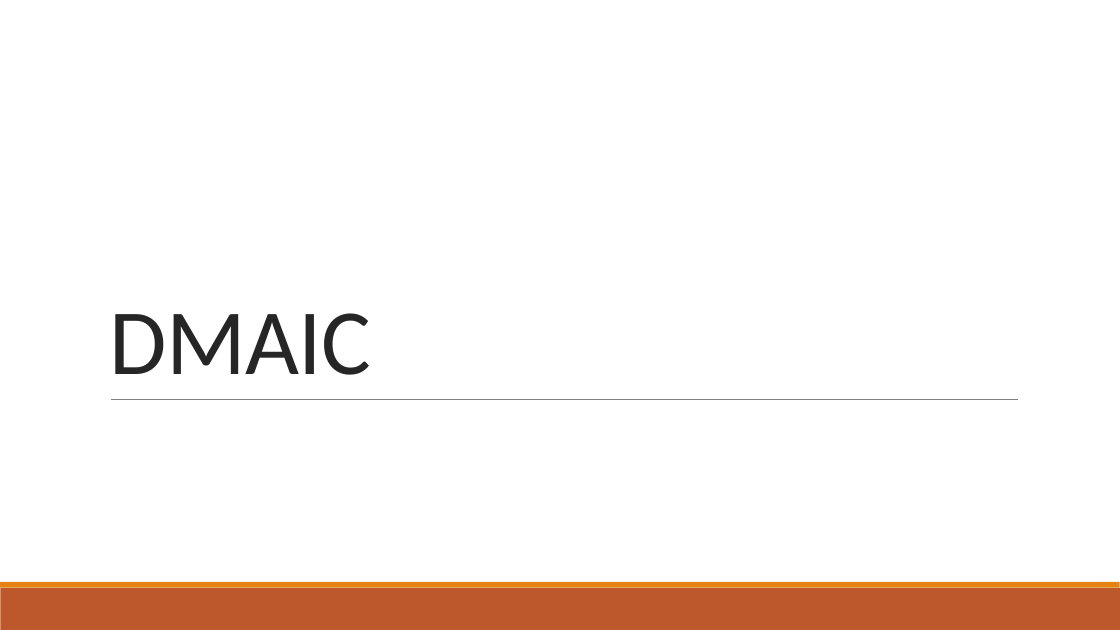
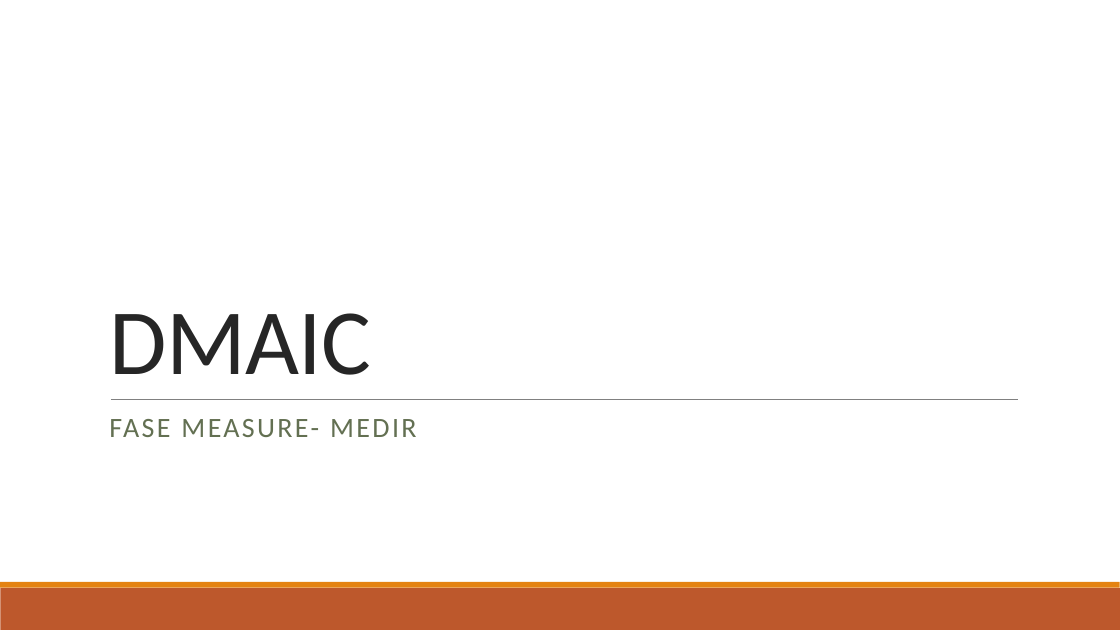
Before and after one commit to ruhansanabria/Puc_Lean2016, a slide deck: slide 1 of Apresentações/TRE DMAIC - Measure.pptx. Drawn at 1120x630 pixels with LibreOffice and Linux fonts; fonts in the diff are those of the drawing. Boxes give left, top, right and bottom in pixels: in the first picture for what was removed or moved away, otherwise in the second. Text is boxed around its words. In the diff, an @@ line names an element or a change of style, - is before the commit and + after.

```diff
--- a/Apresentações/TRE DMAIC - Measure.pptx
+++ b/Apresentações/TRE DMAIC - Measure.pptx
@@ subtitle added at (109, 419, 416, 437), 24 pt, text #637052 @@
+FASE MEASURE- MEDIR
```
Also in this commit, not shown: 2 other slides changed, 3 slides added, 2 slides removed.
